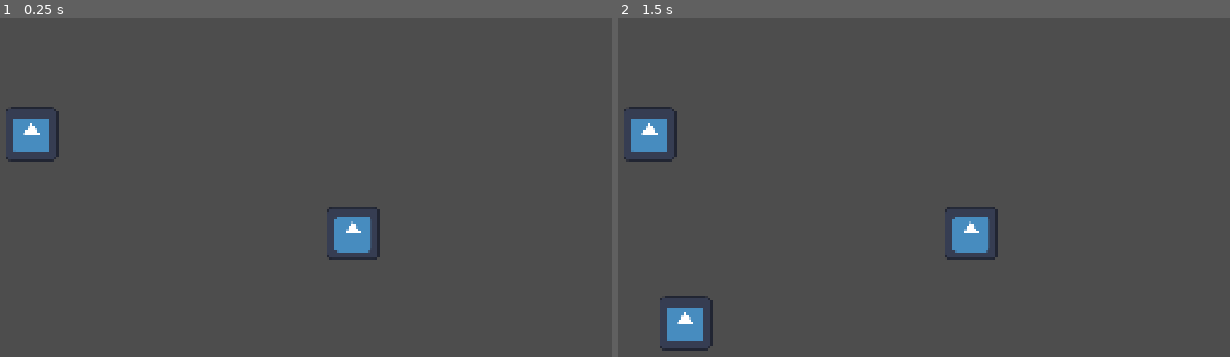
Above: before the commit, frames 1-2 (left to right).
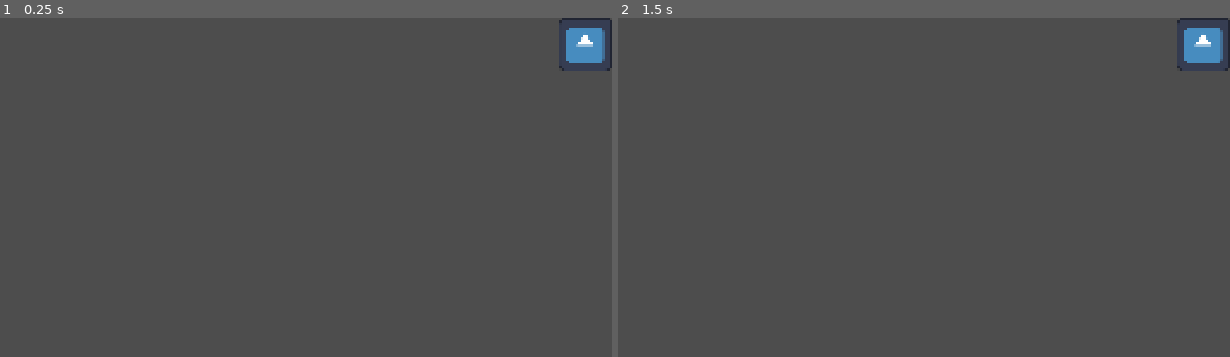
Above: after the commit, the same moments.

Repository: s0lst1ce/microjam65
Game: Godot game, scene res://scenes/main.tscn
Two runs of this game, one before a commit and one after it. Both use one fixed random seed, a clock stepped at 60 frames per second and the inputs below. The engine's default icon, where the game draws it, is replaced by a stand-in: a white triangle on a blue panel in a dark square.
Inputs (mouse positions are in pixels of both pictures, inside the frame that each line leads up to):
- Up to frame 1 (0.25 s): no input
- Up to frame 2 (1.5 s): click (648, 133) at 0.52 s; click (1205, 45) at 1.27 s

The runs differ from the first frame. In frame 1, 2.4% of the frame differs, in the area x 0-100%, y 0-72%; in frame 2, 3.2%, in the area x 0-100%, y 0-99%.

Commit message:
feat: map pausing

Diff:
--- a/scene_switching.gd
+++ b/scene_switching.gd
@@ -2,3 +2,5 @@
 
 @warning_ignore("unused_signal")
 signal goto_room(room: String)
+@warning_ignore("unused_signal")
+signal toggle_map()
--- /dev/null
+++ b/scenes/hud.tscn
@@ -0,0 +1,20 @@
+[gd_scene format=3 uid="uid://ddy2k1p5c4i6k"]
+
+[ext_resource type="Texture2D" uid="uid://b3i116f0yxtoj" path="res://icon.svg" id="1_ahhtf"]
+[ext_resource type="Texture2D" uid="uid://cttp8u4yck7cn" path="res://assets/editor/click.svg" id="2_oo0fn"]
+[ext_resource type="Script" uid="uid://cker0h66hbv4u" path="res://scenes/map_button.gd" id="3_5ysmq"]
+
+[node name="HUD" type="CanvasLayer" unique_id=166520485]
+
+[node name="MapButton" type="TextureButton" parent="." unique_id=1976855983]
+anchors_preset = 1
+anchor_left = 1.0
+anchor_right = 1.0
+offset_left = -128.0
+offset_bottom = 128.0
+grow_horizontal = 0
+texture_normal = ExtResource("1_ahhtf")
+texture_pressed = ExtResource("2_oo0fn")
+script = ExtResource("3_5ysmq")
+
+[connection signal="pressed" from="MapButton" to="MapButton" method="_on_pressed"]
--- a/scenes/main.gd
+++ b/scenes/main.gd
@@ -1,4 +1,7 @@
 extends Node2D
+
+@onready var map = $Map
+@onready var hud = $HUD
 
 @onready var current_room: String = "garden"
 
@@ -10,6 +13,7 @@
 
 func _ready() -> void:
 	SceneSwitching.goto_room.connect(_on_change_room)
+	SceneSwitching.toggle_map.connect(_on_toggle_map)
 
 func _on_intro_video_finished() -> void:
 	self.add_child(scenes[current_room])
@@ -23,3 +27,13 @@
 func _on_change_room(room: String) -> void:
 	print("changing room")
 	change_scene(room)
+
+func _on_toggle_map():
+	if map.opened:
+		map.paused=true
+		map.hide()
+		scenes[current_room].paused = true
+	else:
+		map.paused=false
+		map.show()
+		scenes[current_room].paused = false
--- a/scenes/main.tscn
+++ b/scenes/main.tscn
@@ -3,9 +3,14 @@
 [ext_resource type="PackedScene" uid="uid://bkmva8o6n4kky" path="res://scenes/map.tscn" id="1_0wfyh"]
 [ext_resource type="Script" uid="uid://be1i6sbxnglbb" path="res://scenes/main.gd" id="1_sugp2"]
 [ext_resource type="Script" uid="uid://c5p3lpwf6kg1a" path="res://scenes/map.gd" id="2_sugp2"]
+[ext_resource type="PackedScene" uid="uid://ddy2k1p5c4i6k" path="res://scenes/hud.tscn" id="4_jyhfs"]
 
 [node name="Main" type="Node2D" unique_id=163140726]
 script = ExtResource("1_sugp2")
 
 [node name="Map" parent="." unique_id=711836552 instance=ExtResource("1_0wfyh")]
+process_mode = 0
+visible = false
 script = ExtResource("2_sugp2")
+
+[node name="HUD" parent="." unique_id=166520485 instance=ExtResource("4_jyhfs")]
--- a/scenes/map.tscn
+++ b/scenes/map.tscn
@@ -4,6 +4,7 @@
 [ext_resource type="Script" uid="uid://gjrq8c7t8xje" path="res://scenes/map_room.gd" id="2_paxxb"]
 
 [node name="Map" type="CanvasLayer" unique_id=373471948]
+process_mode = 2
 
 [node name="Control" type="Control" parent="." unique_id=483778741]
 layout_mode = 3
--- /dev/null
+++ b/scenes/map_button.gd
@@ -0,0 +1,8 @@
+extends TextureButton
+
+@onready var opened = false
+
+func _on_pressed():
+	if opened:
+		print("opening map")
+		pass
Not shown, added: scenes/map_button.gd.uid
